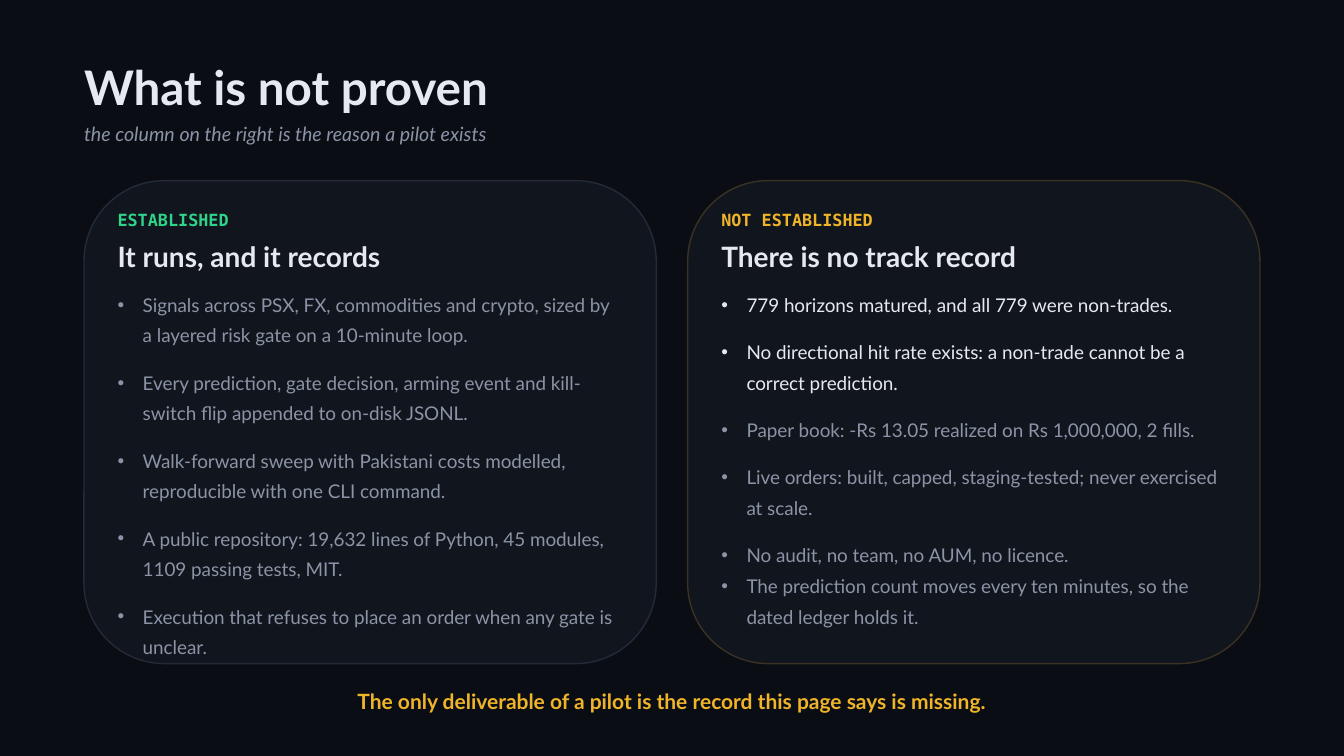
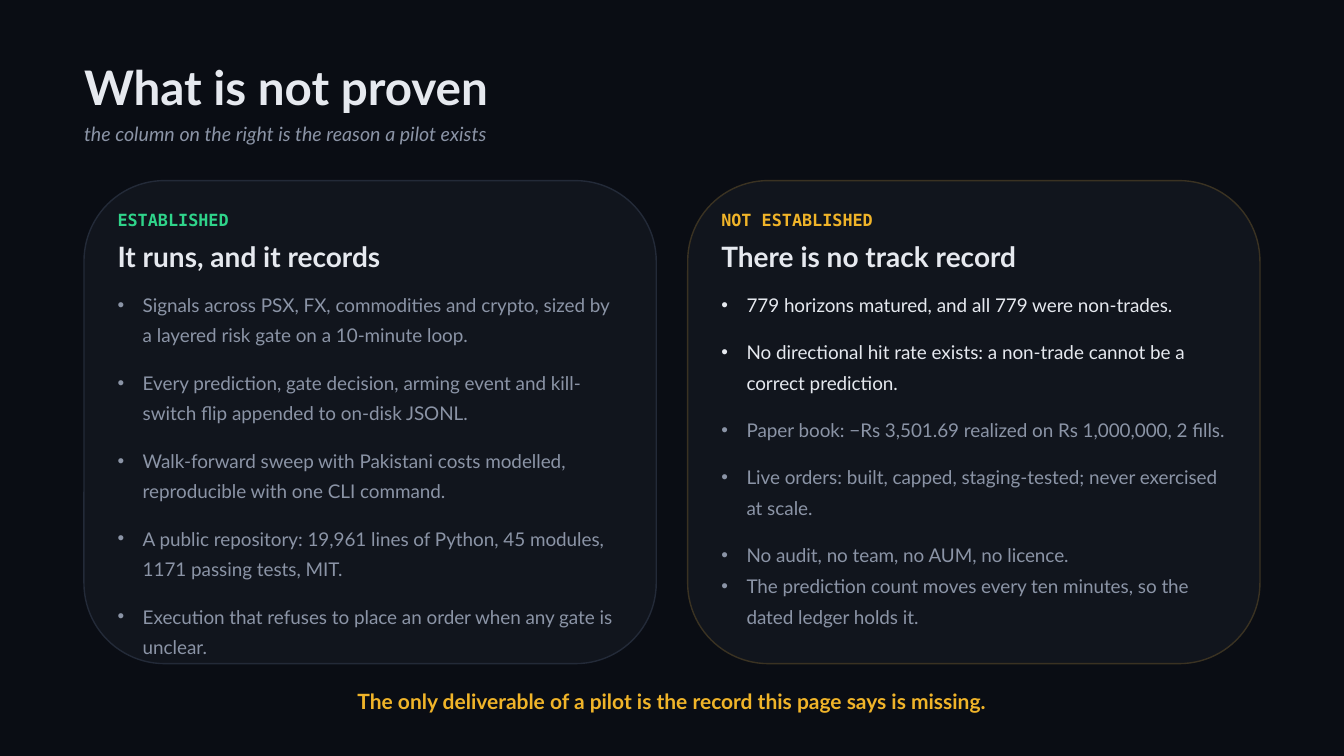
Before and after one commit to zhaider5142009-oss/kairos, a slide deck: slide 6 of docs/investors/KAIROS_Investor_Deck.pptx. Drawn at 1344x756 pixels with LibreOffice and Linux fonts; fonts in the diff are those of the drawing. Boxes give left, top, right and bottom in pixels: in the first picture for what was removed or moved away, otherwise in the second. Text is boxed around its words. In the diff, an @@ line names an element or a change of style, - is before the commit and + after.

Commit message:
The paper book booked dollars as rupees, so the pack published −Rs 13 of a −Rs 3,501 loss

```diff
--- a/docs/investors/KAIROS_Investor_Deck.pptx
+++ b/docs/investors/KAIROS_Investor_Deck.pptx
@@ text at bbox=[747, 423, 1224, 440]: text changed @@
-• Paper book: -Rs 13.05 realized on Rs 1,000,000, 2 fills.
+• Paper book: −Rs 3,501.69 realized on Rs 1,000,000, 2 fills.
@@ text at bbox=[143, 532, 604, 580]: text changed @@
-• A public repository: 19,632 lines of Python, 45 modules, 1109 passing tests, MIT.
+• A public repository: 19,961 lines of Python, 45 modules, 1171 passing tests, MIT.
```
Also in this commit, not shown: 2 other slides changed, 24 other files.
